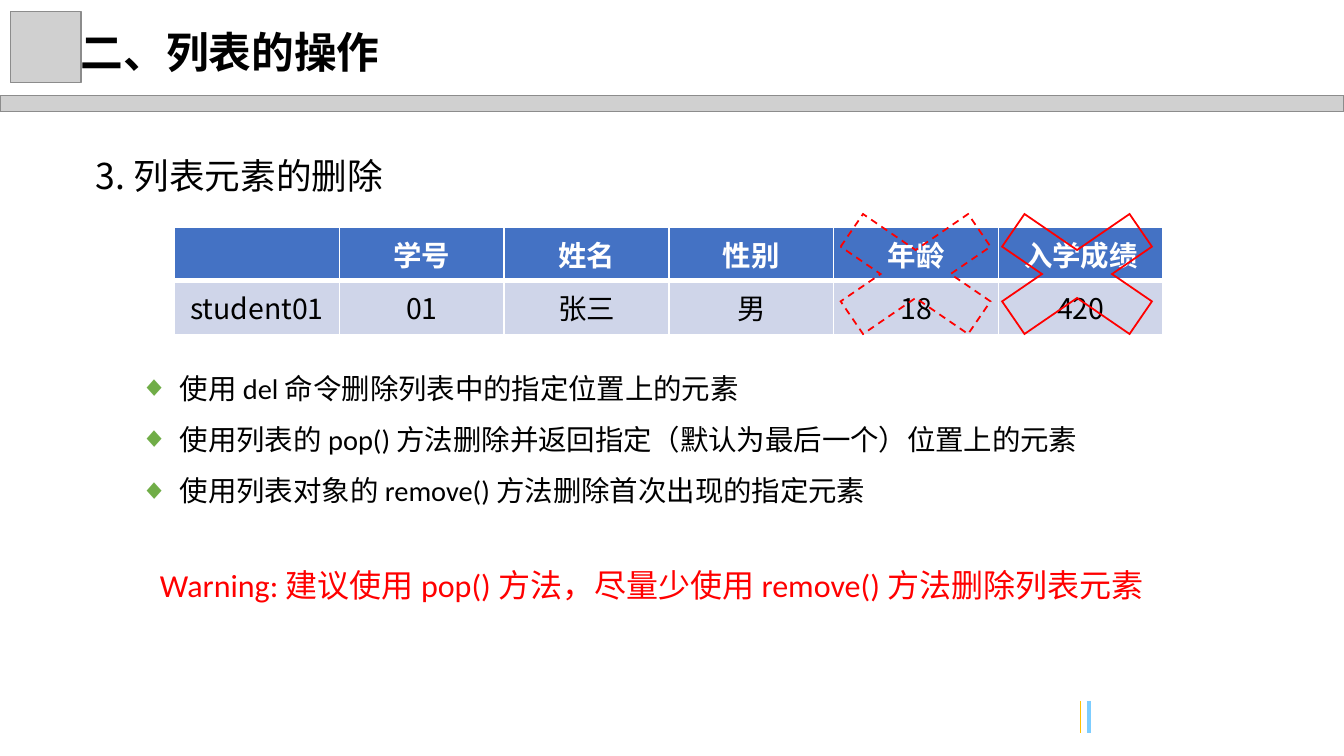
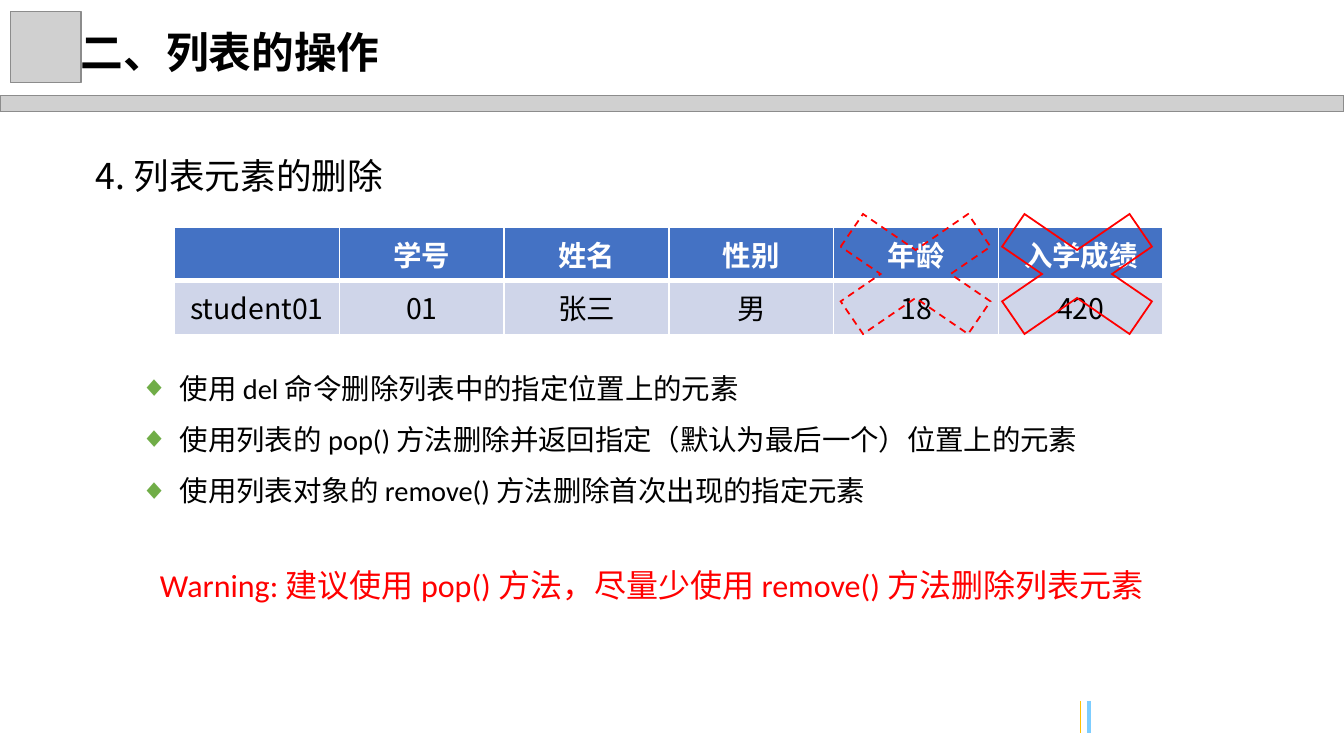
Before and after one commit to freeshow/LearningPython, a slide deck: slide 11 of Python 列表.pptx. Drawn at 1344x756 pixels with LibreOffice and Linux fonts; fonts in the diff are those of the drawing; grey boxes stand for pictures; background and template pictures are left out. Boxes give left, top, right and bottom in pixels: in the first picture for what was removed or moved away, otherwise in the second. Text is boxed around its words. In the diff, an @@ line names an element or a change of style, - is before the commit and + after.

```diff
--- a/Python 列表.pptx
+++ b/Python 列表.pptx
@@ text at (96,159,383,192): text changed @@
-3. 列表元素的删除
+4. 列表元素的删除
```
Also in this commit, not shown: 5 other slides changed, 1 other file.
